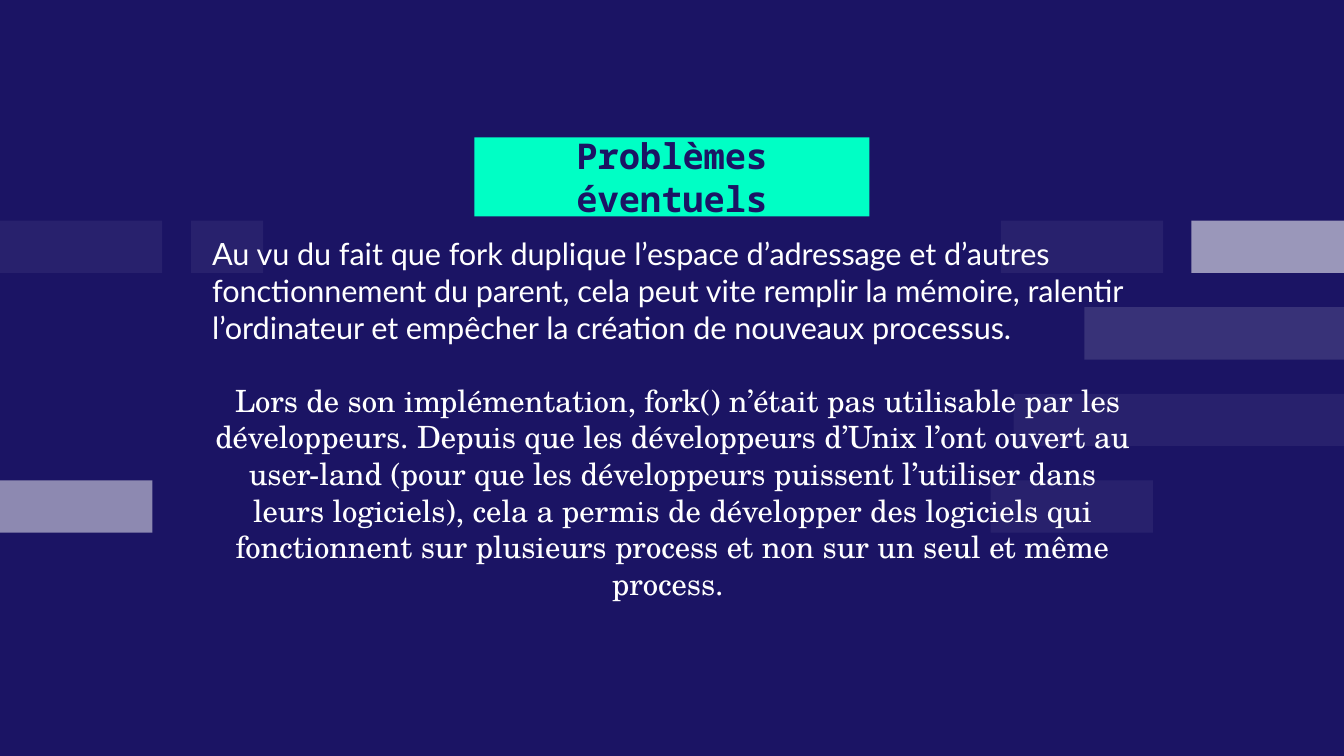
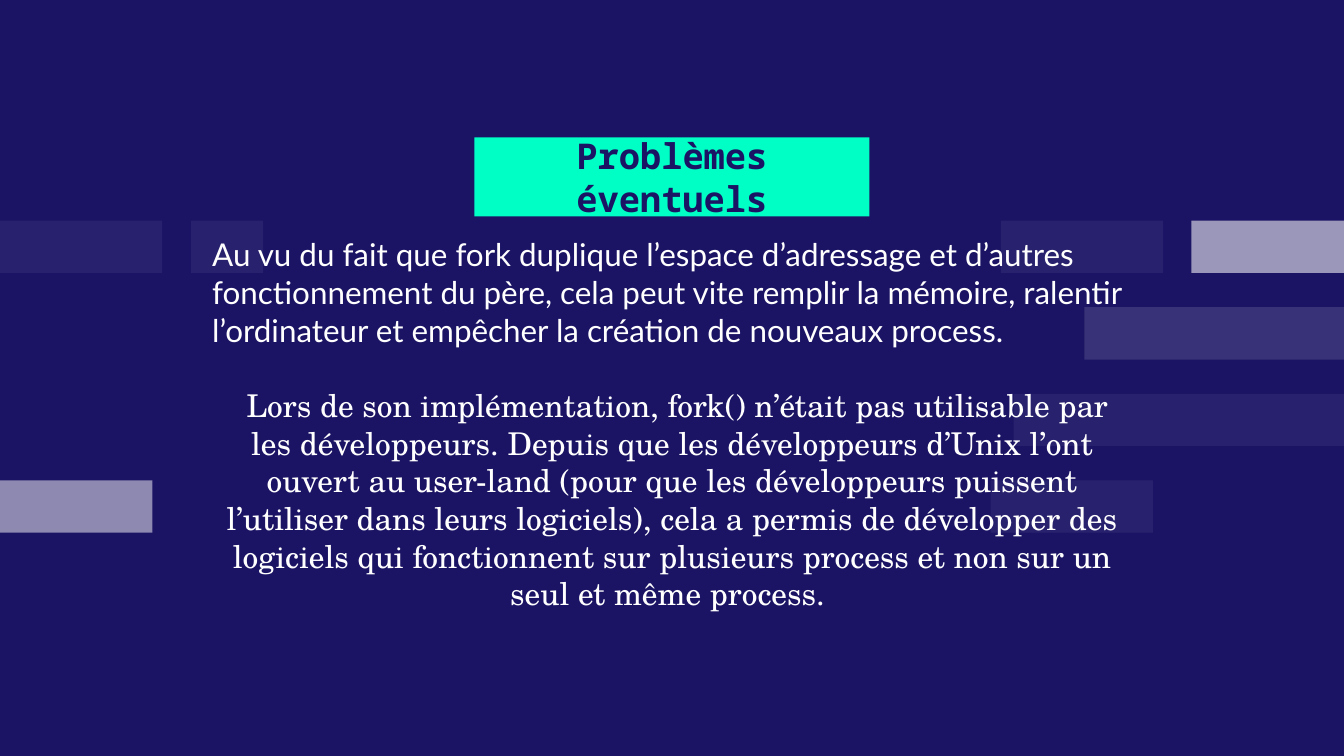
Before and after one commit to leomols97/sysg6_2022, a slide deck: slide 10 of Août/MOLS_FORK_VFORK_CLONE/Documents/MOLS_FORK_VFORK_CLONE.pptx. Drawn at 1344x756 pixels with LibreOffice and Linux fonts; fonts in the diff are those of the drawing. Boxes give left, top, right and bottom in pixels: in the first picture for what was removed or moved away, otherwise in the second. Text is boxed around its words. In the diff, an @@ line names an element or a change of style, - is before the commit and + after.

```diff
--- a/Août/MOLS_FORK_VFORK_CLONE/Documents/MOLS_FORK_VFORK_CLONE.pptx
+++ b/Août/MOLS_FORK_VFORK_CLONE/Documents/MOLS_FORK_VFORK_CLONE.pptx
@@ text at <box>212,242,1122,348</box>: text changed; size 16.3 to 16.8 pt @@
-Au vu du fait que fork duplique l’espace d’adressage et d’autres fonctionnement du parent, cela peut vite remplir la mémoire, ralentir l’ordinateur et empêcher la création de nouveaux processus.
+Au vu du fait que fork duplique l’espace d’adressage et d’autres fonctionnement du père, cela peut vite remplir la mémoire, ralentir l’ordinateur et empêcher la création de nouveaux process.
@@ text at <box>227,393,1117,612</box>: size 16.3 to 16.8 pt in "Lors de son implémentation, fork() n’était pas ..." @@
```
Also in this commit, not shown: 19 other slides changed, 1 slide removed, 7 other files.
